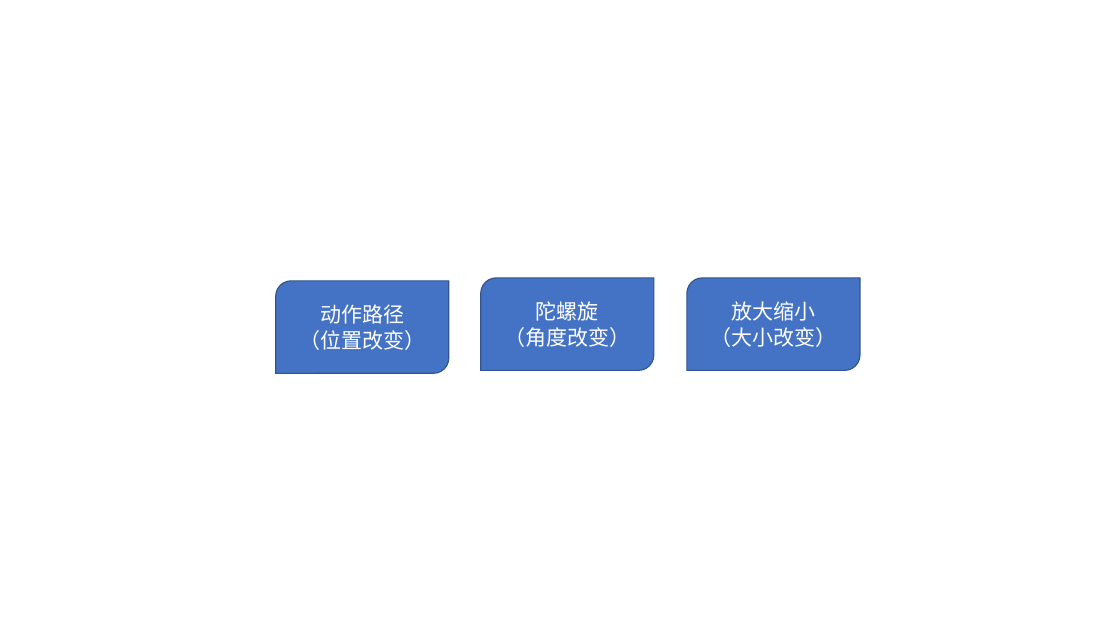
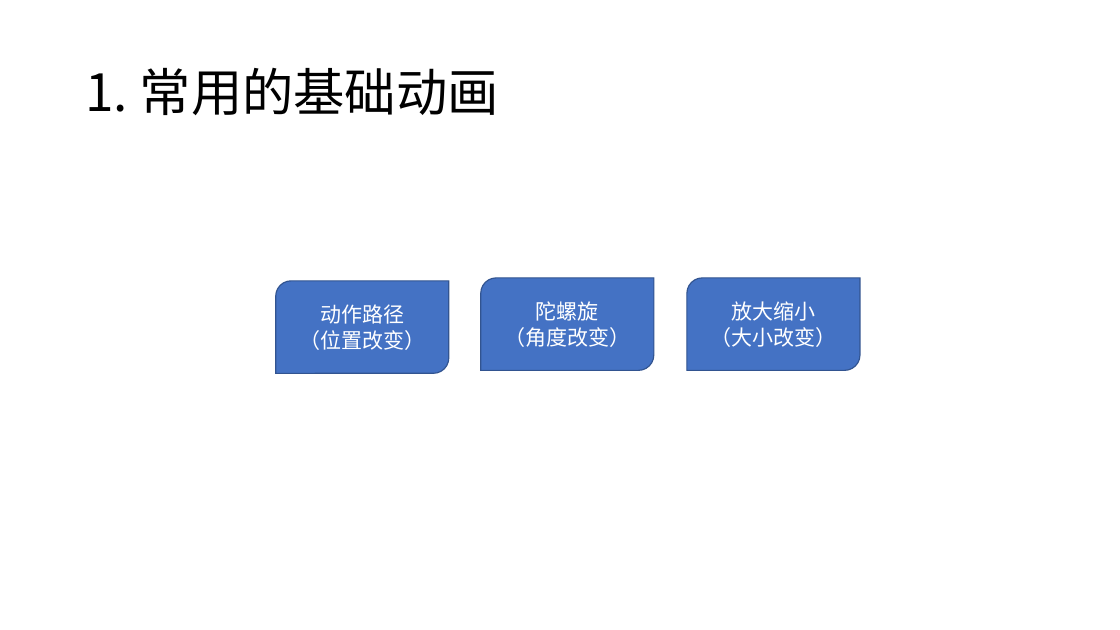
Before and after one commit to Canhui/PPT_Animation_Samples, a slide deck: slide 2 of PPT-Animation-Samples (Part 2).pptx. Drawn at 1120x630 pixels with LibreOffice and Linux fonts; fonts in the diff are those of the drawing. Boxes give left, top, right and bottom in pixels: in the first picture for what was removed or moved away, otherwise in the second. Text is boxed around its words. In the diff, an @@ line names an element or a change of style, - is before the commit and + after.

```diff
--- a/PPT-Animation-Samples (Part 2).pptx
+++ b/PPT-Animation-Samples (Part 2).pptx
@@ title added at (85, 67, 499, 115), 44 pt, text #000000 @@
+1. 常用的基础动画
```
Also in this commit, not shown: 5 slides added, 1 slide removed.
